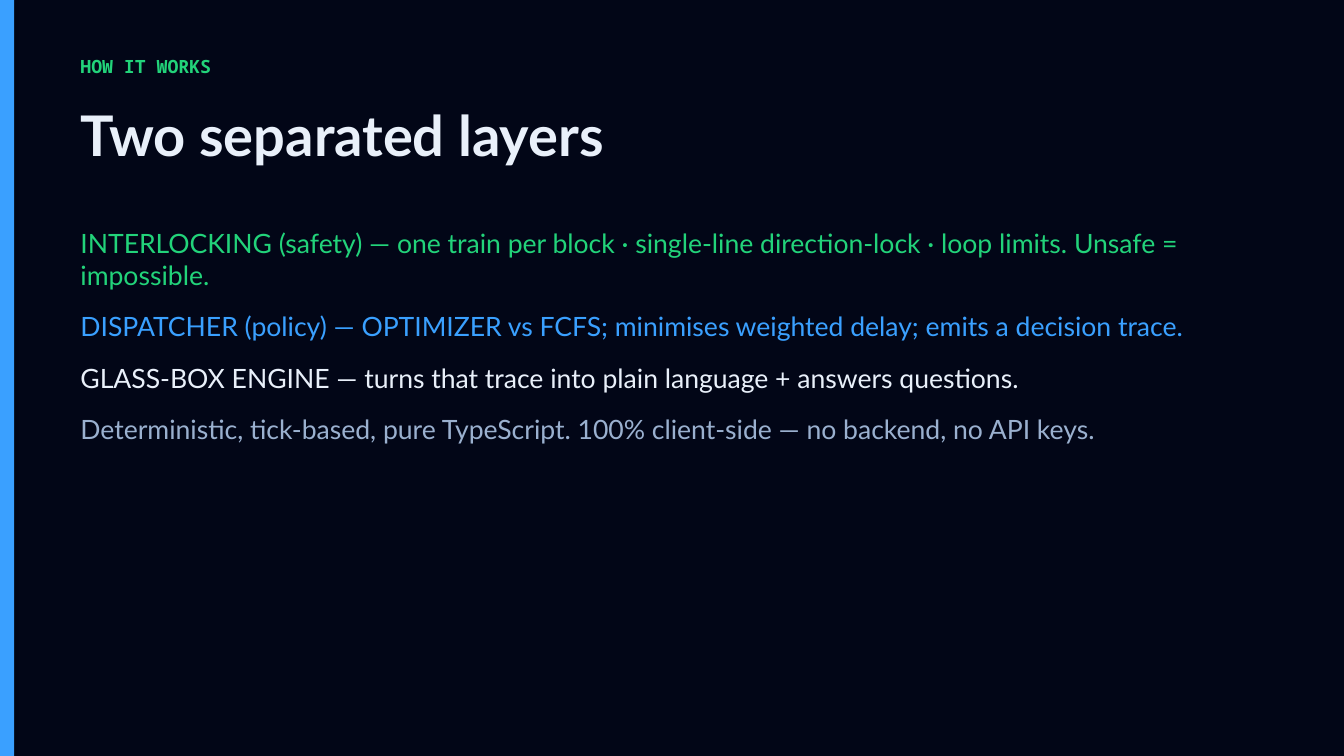
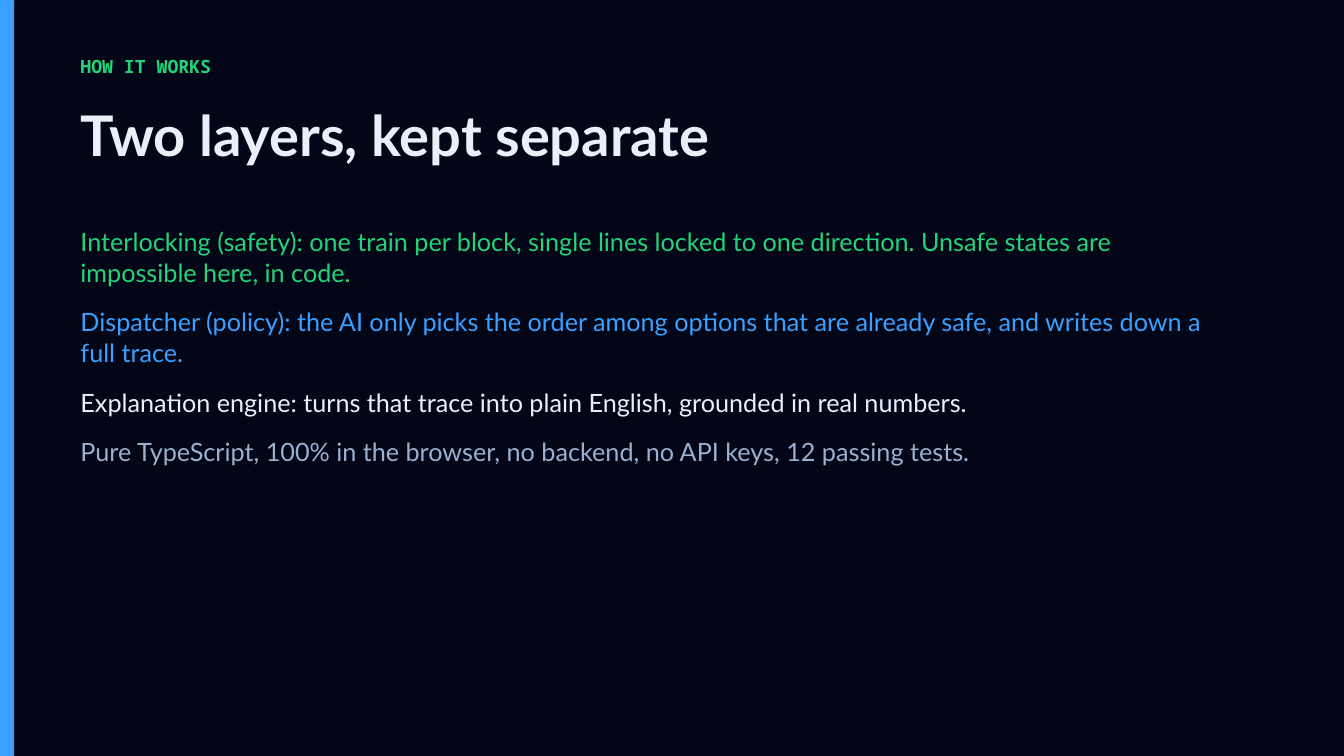
Before and after one commit to garvitsurana271/pravaah, a slide deck: slide 11 of Pravaah-Deck.pptx (slide 10 before the commit). Drawn at 1344x756 pixels with LibreOffice and Linux fonts; fonts in the diff are those of the drawing. Boxes give left, top, right and bottom in pixels: in the first picture for what was removed or moved away, otherwise in the second. Text is boxed around its words. In the diff, an @@ line names an element or a change of style, - is before the commit and + after.

Commit message:
Real timetable + national rail-network map (8,697 stations); plain-spoken copy; pitch/Q&A prep

```diff
--- a/Pravaah-Deck.pptx
+++ b/Pravaah-Deck.pptx
@@ text at (80, 114, 709, 166): text changed @@
-Two separated layers
+Two layers, kept separate
@@ text at (80, 231, 1201, 466): text changed; size 19 to 18 pt @@
-INTERLOCKING (safety) — one train per block · single-line direction-lock · loop limits. Unsafe = impossible.
-DISPATCHER (policy) — OPTIMIZER vs FCFS; minimises weighted delay; emits a decision trace.
-GLASS-BOX ENGINE — turns that trace into plain language + answers questions.
-Deterministic, tick-based, pure TypeScript. 100% client-side — no backend, no API keys.
+Interlocking (safety): one train per block, single lines locked to one direction. Unsafe states are impossible here, in code.
+Dispatcher (policy): the AI only picks the order among options that are already safe, and writes down a full trace.
+Explanation engine: turns that trace into plain English, grounded in real numbers.
+Pure TypeScript, 100% in the browser, no backend, no API keys, 12 passing tests.
```
Also in this commit, not shown: 11 other slides changed, 1 slide added, 1 slide removed, 18 other files.
